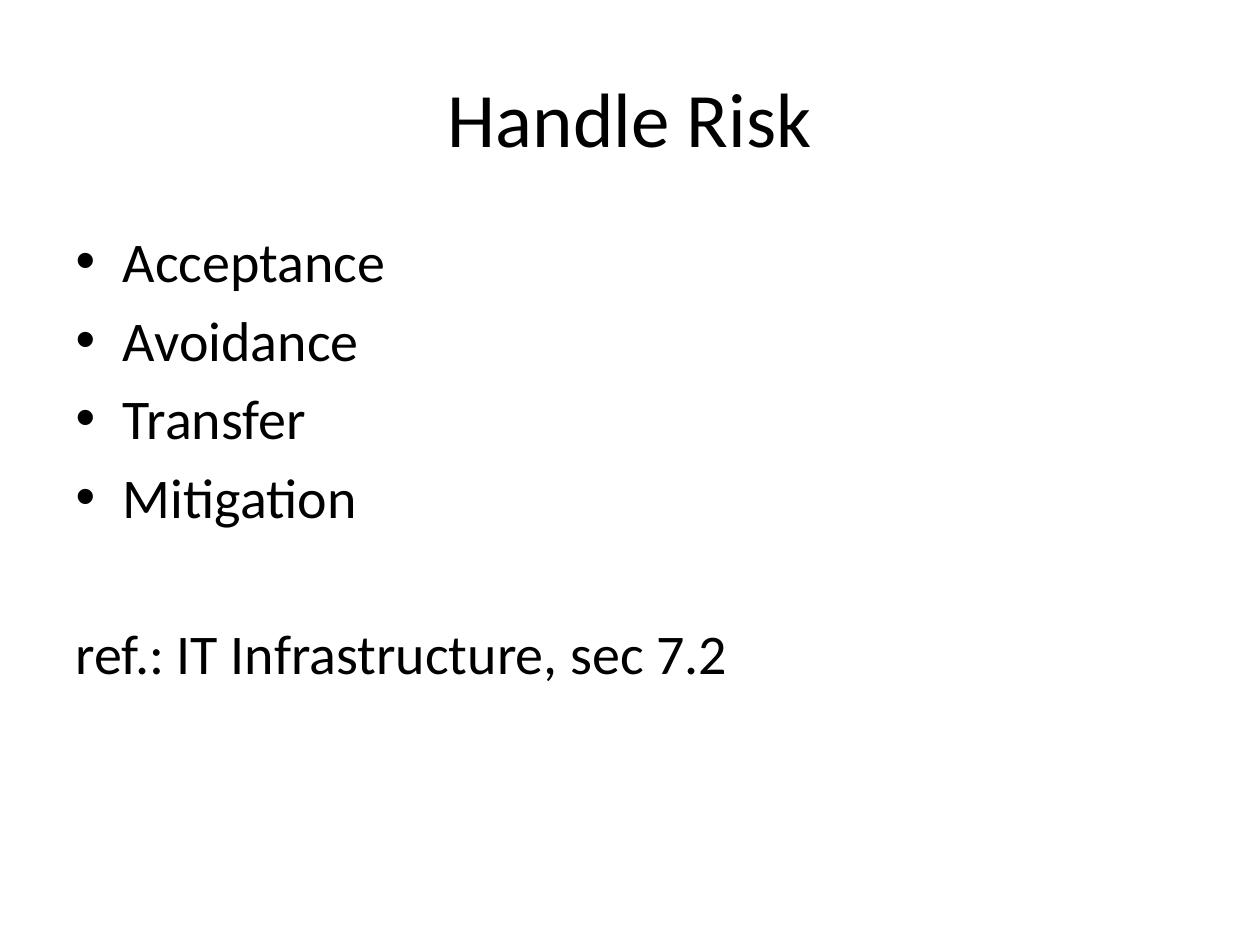
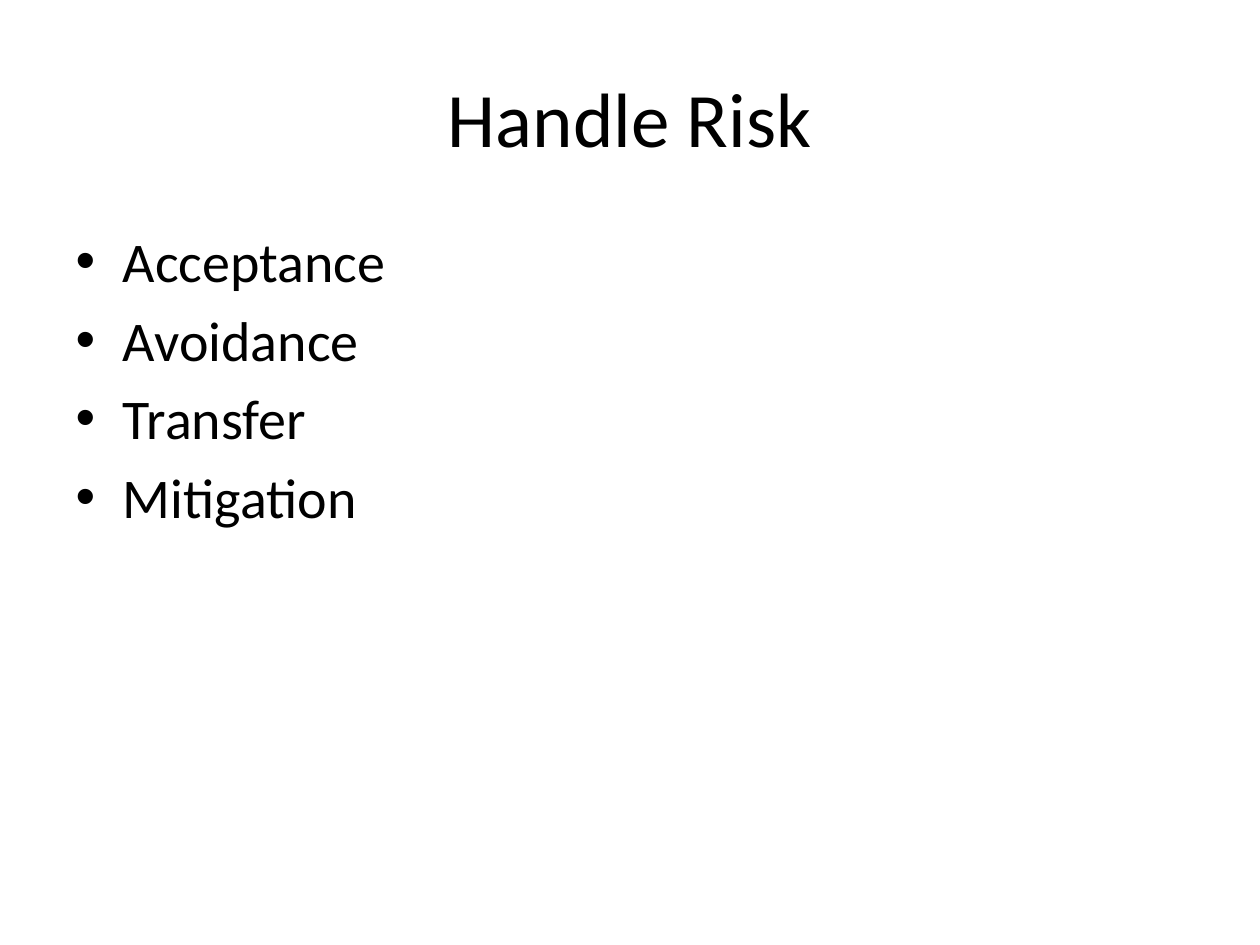
Before and after one commit to NielsGrove/MSSqlRecoveryTester, a slide deck: slide 8 of Documentation/MsSqlRecoveryTester.Concepts.pptx. Drawn at 1260x945 pixels with LibreOffice and Linux fonts; fonts in the diff are those of the drawing. Boxes give left, top, right and bottom in pixels: in the first picture for what was removed or moved away, otherwise in the second. Text is boxed around its words. In the diff, an @@ line names an element or a change of style, - is before the commit and + after.

```diff
--- a/Documentation/MsSqlRecoveryTester.Concepts.pptx
+++ b/Documentation/MsSqlRecoveryTester.Concepts.pptx
@@ text at (76, 635, 727, 681): paragraph removed @@
-ref.: IT Infrastructure, sec 7.2
```
Also in this commit, not shown: 4 other slides changed.
